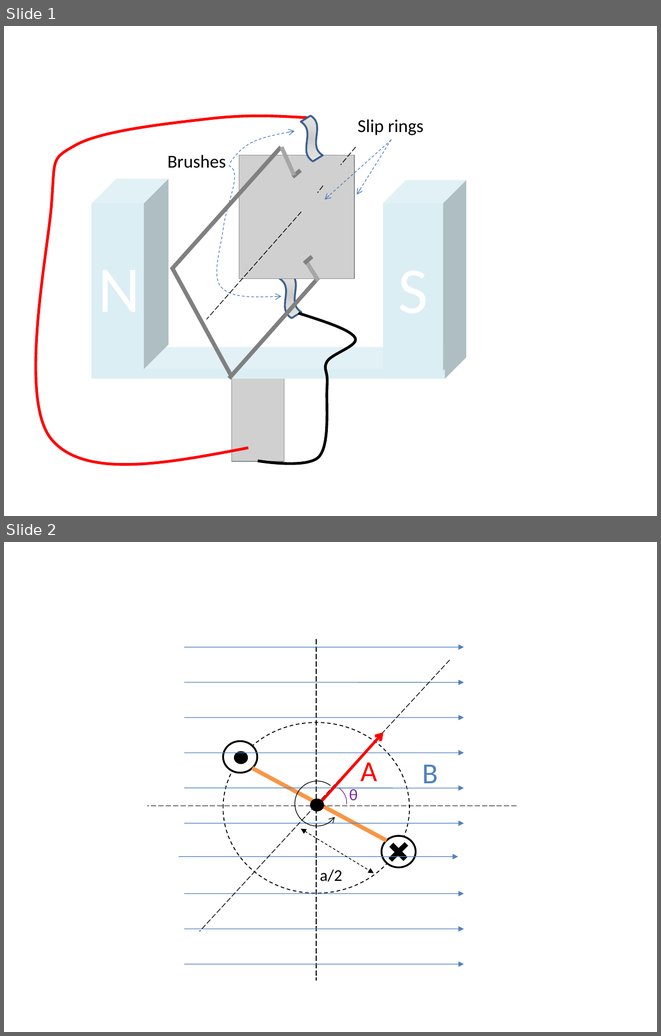
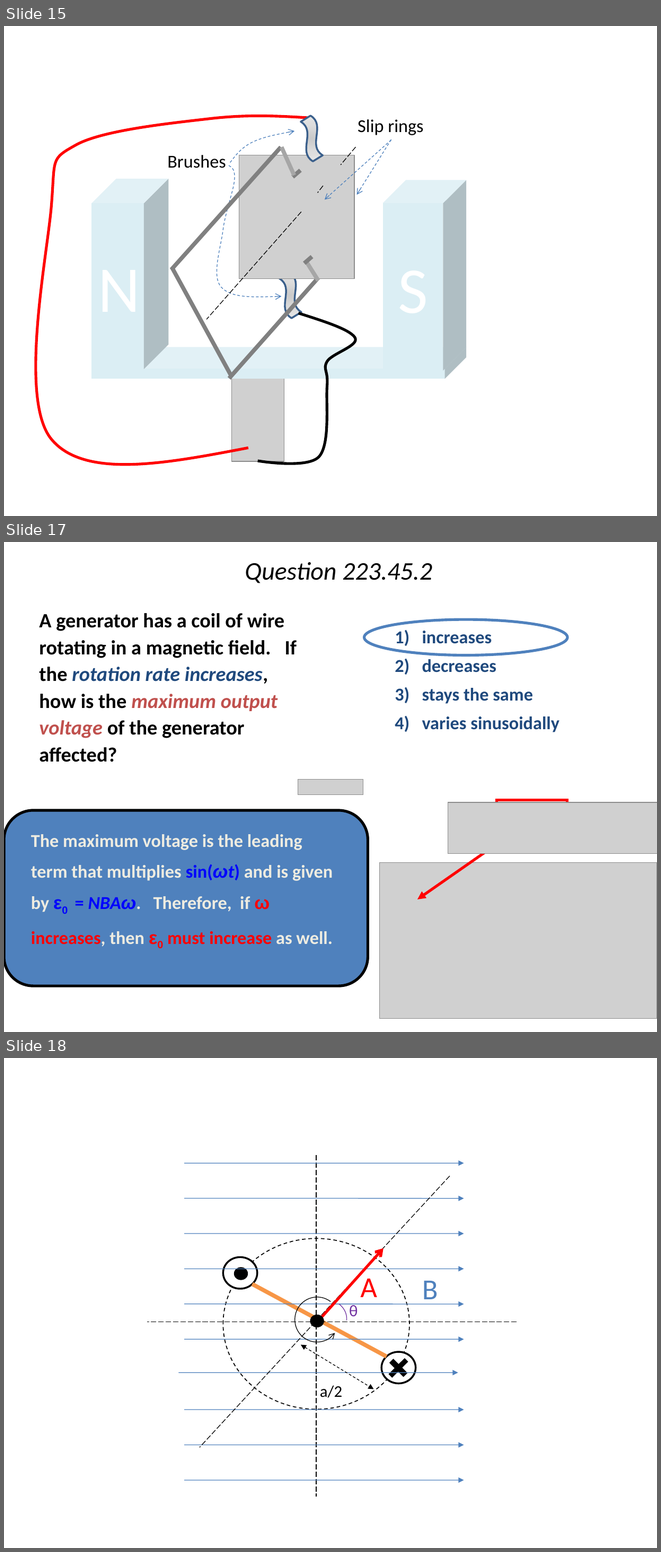
Before and after one commit to rtlines/PH223-Engineering-Physics, a slide deck: Slides/PH223_Lecture_45.pptx. Shown one above the other, each under a label of ours: slides 1 and 2 before the commit, slides 15, 17 and 18 after it; the slides between them are not shown. The pictures are 661x1036 and 661x1552 pixels, drawn with LibreOffice and Linux fonts; fonts in the diff are those of the drawing; grey boxes stand for pictures. Boxes give left, top, right and bottom in pixels: in the first picture for what was removed or moved away, otherwise in the second. Text is boxed around its words. In the diff, an @@ line names an element or a change of style, - is before the commit and + after.

```diff
--- a/Slides/PH223_Lecture_45.pptx
+++ b/Slides/PH223_Lecture_45.pptx
@@ slide 17 added at (4,542,657,1032), background #FFFFFF @@
@@ title added at (245,562,432,583), 28 pt, text #000000, italic @@
+Question 223.45.2
@@ text added at (39,613,297,762), 22.4 pt, text #000000, bold @@
+A generator has a coil of wire rotating in a magnetic field. If the rotation rate increases, how is the maximum output voltage of the generator affected?
@@ ellipse added at (364,620,567,655), outline #4F81BD 3 pt @@
@@ text added at (395,629,559,732), 20 pt, text #1F497D, bold @@
+1) increases
+2) decreases
+3) stays the same
+4) varies sinusoidally
@@ picture added at (298,779,363,795) @@
@@ rounded rectangle added at (4,810,368,986), fill #4F81BD, outline #000000 3 pt @@
@@ picture added at (448,803,657,854) @@
@@ rectangle added at (496,800,567,837), outline #FF0000 3 pt @@
@@ text added at (31,834,333,946), 20 pt, text #EEECE1, bold @@
+The maximum voltage is the leading term that multiplies sin(ωt) and is given by ε0 = NBAω. Therefore, if ω increases, then ε0 must increase as well.
@@ arrow added from (506, 837) to (417, 899), #FF0000 3 pt @@
@@ picture added at (379,862,657,1018) @@
@@ what was slide 1 is now slide 15 @@
@@ what was slide 2 is now slide 18 @@
```
Also in this commit, not shown: 32 other slides added, 20 other files.
